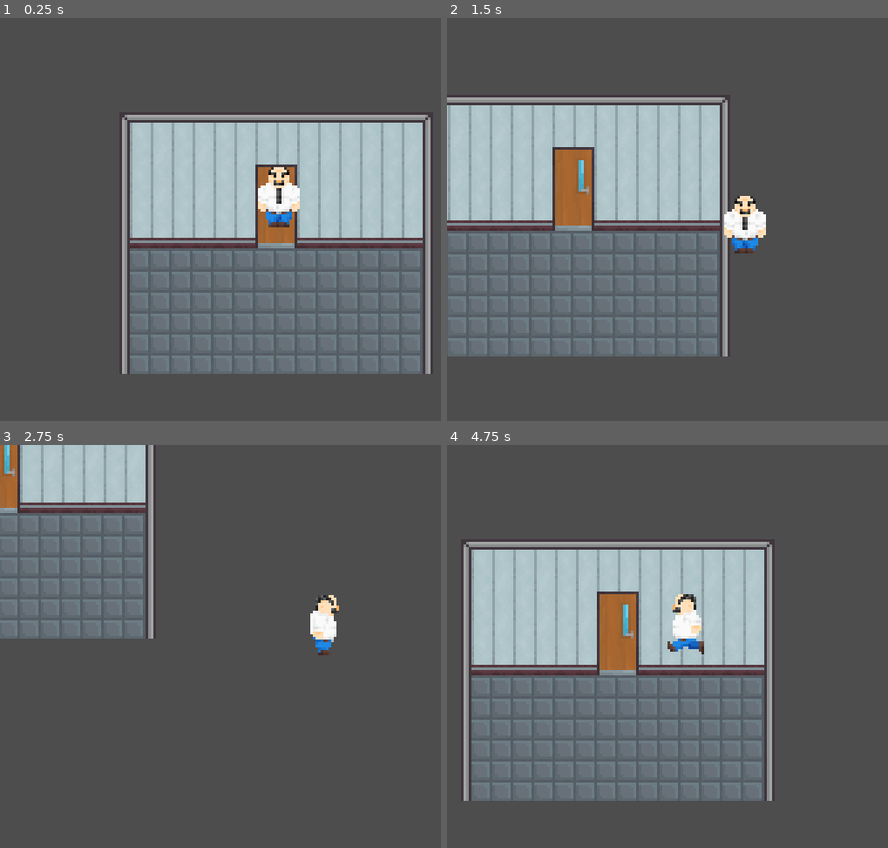
Above: before the commit, frames 1-4 (two rows, left to right).
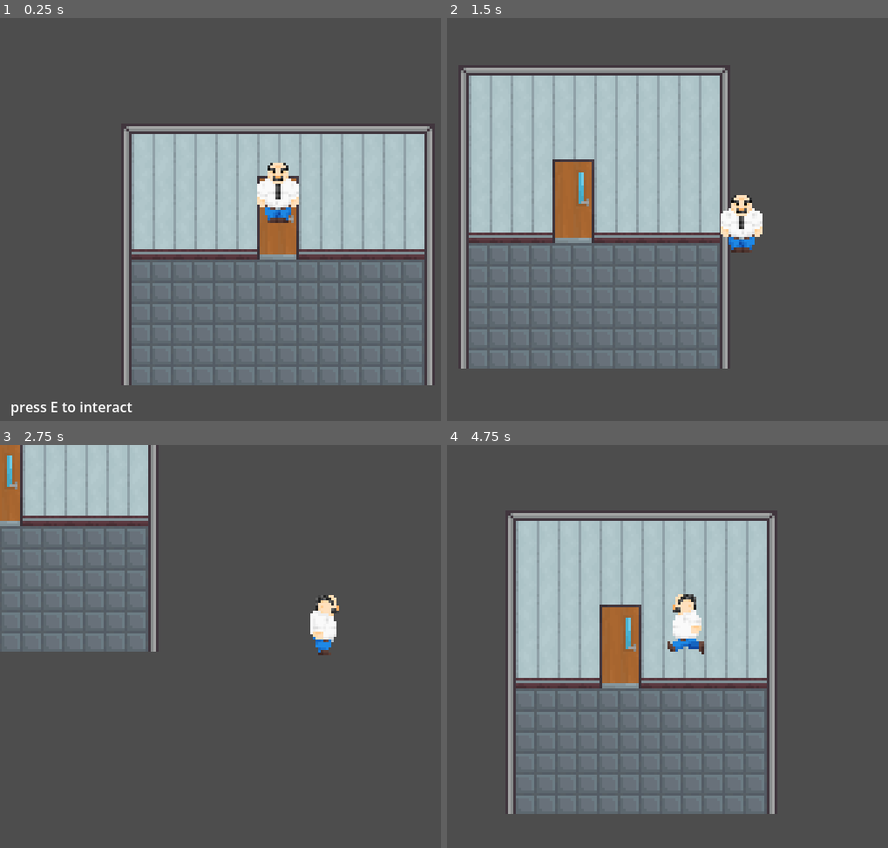
Above: after the commit, the same moments.

Repository: ShlimerAFK/GameJam
Game: Godot game, scene res://scenes/roomTest1.tscn
Same seed, same stepped clock (60 frames per second), same inputs: the game is played once before the commit and once after it. This scene is started directly instead of the project's main scene.
Inputs:
- Up to frame 1 (0.25 s): no input
- Up to frame 2 (1.5 s): tap E (interact) at 0.5 s; hold D (right) 0.53-1.28 s; tap 1 (1) at 0.6 s; tap 2 (2) at 0.8, 1.35 s; hold S (down) from 1.28 s (still down)
- Up to frame 3 (2.75 s): tap 3 (3) at 1.55, 2.1 s; release S (down) at 2.03 s; hold D (right) from 2.03 s (still down); tap 4 (4) at 2.3 s
- Up to frame 4 (4.75 s): release D (right) at 2.78 s; hold W (up) 2.78-3.53 s; tap 4 (4) at 2.85 s; tap 5 (5) at 3.05, 3.6 s; hold A (left) from 3.53 s (still down); tap E (interact) at 3.8, 4.35 s; tap 1 (1) at 4.55 s

The runs differ from the first frame. In frame 1, 15% of the frame differs, in the area x 2-99%, y 24-99%; in frame 2, 14%; in frame 3, 6.3%; in frame 4, 24%, in the area x 3-75%, y 16-92%.

Commit message:
Created the door teleport system

Diff:
--- a/scenes/office_1.tscn
+++ b/scenes/office_1_test.tscn
@@ -1,13 +1,13 @@
 [gd_scene format=4 uid="uid://d1prxgy6srh8p"]
 
-[ext_resource type="Texture2D" uid="uid://c61jd4344swwg" path="res://sprites/tilesets/office_terrain.png" id="1_51g46"]
-[ext_resource type="Texture2D" uid="uid://do7os2w3jqni3" path="res://sprites/tilesets/office_decor.png" id="2_sjnxt"]
-[ext_resource type="PackedScene" uid="uid://oy67rn0cumj3" path="res://thingies/player.tscn" id="3_3e0pf"]
-[ext_resource type="PackedScene" uid="uid://bmr54w3iy4jx7" path="res://thingies/npc_test.tscn" id="4_sjnxt"]
-[ext_resource type="PackedScene" uid="uid://cc1x44ypsamki" path="res://thingies/gui.tscn" id="5_3e0pf"]
+[ext_resource type="PackedScene" uid="uid://oy67rn0cumj3" path="res://thingies/player.tscn" id="1_enrnp"]
+[ext_resource type="PackedScene" uid="uid://bmr54w3iy4jx7" path="res://thingies/npc_test.tscn" id="2_eyl0h"]
+[ext_resource type="PackedScene" uid="uid://cc1x44ypsamki" path="res://thingies/gui.tscn" id="3_pab7y"]
+[ext_resource type="Texture2D" uid="uid://c61jd4344swwg" path="res://sprites/tilesets/office_terrain.png" id="4_it6b0"]
+[ext_resource type="Texture2D" uid="uid://do7os2w3jqni3" path="res://sprites/tilesets/office_decor.png" id="5_2ud8q"]
 
 [sub_resource type="TileSetAtlasSource" id="TileSetAtlasSource_5jnyr"]
-texture = ExtResource("1_51g46")
+texture = ExtResource("4_it6b0")
 0:0/0 = 0
 1:0/0 = 0
 2:0/0 = 0
@@ -87,10 +87,13 @@
 0:5/0 = 0
 1:5/0 = 0
 4:1/size_in_atlas = Vector2i(2, 2)
+4:1/next_alternative_id = 2
 4:1/0 = 0
 4:1/0/texture_origin = Vector2i(0, 8)
 4:1/0/y_sort_origin = -13
 4:1/0/physics_layer_0/polygon_0/points = PackedVector2Array(-13.669264, -5.3957615, 12.949829, -5.755479, 13.309547, 0, -14.388699, 0)
+4:1/1 = 1
+4:1/1/physics_layer_0/polygon_0/points = PackedVector2Array(-10.072089, -4.856185, -12.410253, 6.6547737, 8, 6.4749146, 8, -5.3957615, 8, -5.3957615)
 7:0/size_in_atlas = Vector2i(2, 1)
 7:0/0 = 0
 7:0/0/y_sort_origin = 6
@@ -98,13 +101,14 @@
 7:1/0 = 0
 7:2/size_in_atlas = Vector2i(2, 1)
 7:2/0 = 0
+2:3/0 = 0
 
 [sub_resource type="TileSet" id="TileSet_pgu65"]
 physics_layer_0/collision_layer = 1
 sources/0 = SubResource("TileSetAtlasSource_5pbfn")
 
 [sub_resource type="TileSetAtlasSource" id="TileSetAtlasSource_kauny"]
-texture = ExtResource("2_sjnxt")
+texture = ExtResource("5_2ud8q")
 0:0/0 = 0
 1:0/0 = 0
 2:0/0 = 0
@@ -228,7 +232,7 @@
 
 [node name="Decor3" type="TileMapLayer" parent="TileMaps" unique_id=39588807]
 y_sort_enabled = true
-tile_map_data = PackedByteArray("AAASAAwAAAAHAAAAAAA=")
+tile_map_data = PackedByteArray("AAASAAwAAAAHAAAAAAAQAA0AAAAEAAEAAQA=")
 tile_set = SubResource("TileSet_pgu65")
 
 [node name="Decor4" type="TileMapLayer" parent="TileMaps" unique_id=8498846]
--- a/scenes/roomTest1.tscn
+++ b/scenes/roomTest1.tscn
@@ -1,9 +1,10 @@
 [gd_scene format=4 uid="uid://c0v4jl6rw2uok"]
 
-[ext_resource type="Script" uid="uid://ouwtrpojk6r4" path="res://scenes/room_test_1.gd" id="1_gk7kh"]
 [ext_resource type="Texture2D" uid="uid://c61jd4344swwg" path="res://sprites/tilesets/office_terrain.png" id="1_hv0dh"]
-[ext_resource type="Script" uid="uid://dqwfi7yh1ei38" path="res://scripts/objects/door_ineraction.gd" id="3_nvuww"]
+[ext_resource type="Script" uid="uid://dsh0fg115vvhe" path="res://scripts/generic/root_node.gd" id="1_xy8ay"]
 [ext_resource type="PackedScene" uid="uid://oy67rn0cumj3" path="res://thingies/player.tscn" id="4_xy8ay"]
+[ext_resource type="PackedScene" uid="uid://bs46i8y6tukst" path="res://thingies/door_area.tscn" id="4_yldrt"]
+[ext_resource type="PackedScene" uid="uid://cc1x44ypsamki" path="res://thingies/gui.tscn" id="5_yldrt"]
 
 [sub_resource type="TileSetAtlasSource" id="TileSetAtlasSource_gk7kh"]
 texture = ExtResource("1_hv0dh")
@@ -21,27 +22,18 @@
 [sub_resource type="TileSet" id="TileSet_f1dwg"]
 sources/0 = SubResource("TileSetAtlasSource_gk7kh")
 
-[sub_resource type="CircleShape2D" id="CircleShape2D_t1s07"]
-radius = 25.24381
-
 [node name="Node2D2" type="Node2D" unique_id=339328991]
-script = ExtResource("1_gk7kh")
+script = ExtResource("1_xy8ay")
 
 [node name="TileMapLayer" type="TileMapLayer" parent="." unique_id=859561840]
 tile_map_data = PackedByteArray("AAAEAAIAAAAAAAEAAAADAAIAAAAEAAEAAAACAAIAAAAAAAEAAAABAAIAAAAAAAEAAAAAAAIAAAAAAAEAAAAFAA …(928 unchanged characters)…
 tile_set = SubResource("TileSet_f1dwg")
 
-[node name="Door1" type="Area2D" parent="." unique_id=857766546]
-collision_layer = 0
-collision_mask = 2
-script = ExtResource("3_nvuww")
-
-[node name="CollisionShape2D" type="CollisionShape2D" parent="Door1" unique_id=1431984521]
-position = Vector2(57, 37.5)
-shape = SubResource("CircleShape2D_t1s07")
-
 [node name="CharacterBody2D" parent="." unique_id=2090668697 instance=ExtResource("4_xy8ay")]
 position = Vector2(57, 40)
 
-[connection signal="body_entered" from="Door1" to="Door1" method="_on_body_entered"]
-[connection signal="body_exited" from="Door1" to="Door1" method="_on_body_exited"]
+[node name="Door1" parent="." unique_id=148327902 instance=ExtResource("4_yldrt")]
+position = Vector2(56, 34)
+destination_door_name = "Door1"
+
+[node name="GUI" parent="." unique_id=910458424 instance=ExtResource("5_yldrt")]
--- a/scenes/roomTest2.tscn
+++ b/scenes/roomTest2.tscn
@@ -1,8 +1,10 @@
 [gd_scene format=4 uid="uid://swdhk75sra0h"]
 
-[ext_resource type="Script" uid="uid://dsh0fg115vvhe" path="res://scenes/room_test_2.gd" id="1_5uryr"]
+[ext_resource type="Script" uid="uid://dsh0fg115vvhe" path="res://scripts/generic/root_node.gd" id="1_5uryr"]
 [ext_resource type="Texture2D" uid="uid://c61jd4344swwg" path="res://sprites/tilesets/office_terrain.png" id="2_5uryr"]
 [ext_resource type="PackedScene" uid="uid://oy67rn0cumj3" path="res://thingies/player.tscn" id="2_8nhl8"]
+[ext_resource type="PackedScene" uid="uid://bs46i8y6tukst" path="res://thingies/door_area.tscn" id="4_ih0se"]
+[ext_resource type="PackedScene" uid="uid://cc1x44ypsamki" path="res://thingies/gui.tscn" id="5_o57ab"]
 
 [sub_resource type="TileSetAtlasSource" id="TileSetAtlasSource_8nhl8"]
 texture = ExtResource("2_5uryr")
@@ -20,34 +22,6 @@
 [sub_resource type="TileSet" id="TileSet_f1dwg"]
 sources/0 = SubResource("TileSetAtlasSource_8nhl8")
 
-[sub_resource type="GDScript" id="GDScript_8nhl8"]
-script/source = "extends Area2D
-
-
-
-var player_has_entered: bool
-
-func _ready():
-	player_has_entered = false
-
-
-func _on_body_entered(body):
-	player_has_entered = true
-	#print(\"entered\") just used to check if the player entered collision
-
-func _on_body_exited(body):
-	player_has_entered = false
-	#print(\"exit\") just used to check if the player is not in the collision
-
-func _process(_delta):
-	if player_has_entered == true:
-		if Input.is_action_just_pressed(\"interact\"):
-			get_tree().change_scene_to_file(\"res://scenes/roomTest1.tscn\")
-"
-
-[sub_resource type="CircleShape2D" id="CircleShape2D_ih0se"]
-radius = 25.24381
-
 [node name="Node2D" type="Node2D" unique_id=527766482]
 script = ExtResource("1_5uryr")
 
@@ -56,16 +30,11 @@
 tile_set = SubResource("TileSet_f1dwg")
 
 [node name="CharacterBody2D" parent="." unique_id=2090668697 instance=ExtResource("2_8nhl8")]
-position = Vector2(73, 61)
+position = Vector2(246, 94)
 
-[node name="Door1" type="Area2D" parent="." unique_id=720777602]
-collision_layer = 0
-collision_mask = 2
-script = SubResource("GDScript_8nhl8")
+[node name="Door1" parent="." unique_id=148327902 instance=ExtResource("4_ih0se")]
+position = Vector2(72, 51)
+scene_destination = "roomTest1.tscn"
+destination_door_name = "Door1"
 
-[node name="CollisionShape2D" type="CollisionShape2D" parent="Door1" unique_id=557579346]
-position = Vector2(72, 52)
-shape = SubResource("CircleShape2D_ih0se")
-
-[connection signal="body_entered" from="Door1" to="Door1" method="_on_body_entered"]
-[connection signal="body_exited" from="Door1" to="Door1" method="_on_body_exited"]
+[node name="GUI" parent="." unique_id=910458424 instance=ExtResource("5_o57ab")]
--- a/scenes/room_test_2.gd
+++ /dev/null
@@ -1,13 +0,0 @@
-extends Node2D
-
-
-# Called when the node enters the scene tree for the first time.
-func _ready() -> void:
-	pass # Replace with function body.
-
-
-
-
-# Called every frame. 'delta' is the elapsed time since the previous frame.
-func _process(delta: float) -> void:
-	pass
--- a/scenes/scene_1.tscn
+++ b/scenes/scene_1.tscn
@@ -36,6 +36,6 @@
 [node name="CharacterBody2D" parent="." unique_id=629992924 instance=ExtResource("1_ta4h7")]
 position = Vector2(188, 118)
 
-[node name="DoorArea" parent="." unique_id=148327902 node_paths=PackedStringArray("player") instance=ExtResource("5_lki8s")]
+[node name="DoorArea" parent="." unique_id=148327902 instance=ExtResource("5_lki8s")]
 position = Vector2(104, 127)
-player = NodePath("../CharacterBody2D")
+destination_door_name = "Door1"
--- a/scenes/room_test_1.gd
+++ b/scripts/generic/root_node.gd
@@ -1,10 +1,10 @@
 extends Node2D
 
-
+@onready var player = $CharacterBody2D
+@onready var spawn = get_node(Global.next_spawn_door)
 # Called when the node enters the scene tree for the first time.
 func _ready() -> void:
-	pass # Replace with function body.
-
+	player.global_position = spawn.global_position
 
 # Called every frame. 'delta' is the elapsed time since the previous frame.
 func _process(delta: float) -> void:
--- a/scripts/global/global.gd
+++ b/scripts/global/global.gd
@@ -1,3 +1,4 @@
 extends Node
 
 var player_is_interacting := false
+var next_spawn_door := "Door1"
--- a/scripts/objects/door_ineraction.gd
+++ b/scripts/objects/door_ineraction.gd
@@ -3,10 +3,12 @@
 @export var scene_destination: String
 @export var destination_door_name: String
 
+
 func _process(_delta):
 	if player_has_entered == true and Input.is_action_just_pressed("interact") and not Global.player_is_interacting:
-			get_tree().change_scene_to_file("res://scenes/" + scene_destination)
-
+		get_tree().change_scene_to_file("res://scenes/" + scene_destination)
+		Global.player_is_interacting = false
+		Global.next_spawn_door = destination_door_name
 
 
 func _on_area_entered(area: Area2D) -> void:
--- a/scripts/player/movementState.gd
+++ b/scripts/player/movementState.gd
@@ -13,6 +13,7 @@
 	handle_movement(delta)
 
 	player.move_and_slide()
+
 
 func handle_movement(delta: float):
 	var direction := Input.get_vector("left", "right", "up", "down")
--- /dev/null
+++ b/thingies/player.gd
@@ -0,0 +1 @@
+extends CharacterBody2D
--- a/thingies/player.tscn
+++ b/thingies/player.tscn
@@ -172,10 +172,10 @@
 "duration": 5.0,
 "texture": SubResource("AtlasTexture_bphqr")
 }, {
-"duration": 1.0,
+"duration": 3.0,
 "texture": SubResource("AtlasTexture_3fx1y")
 }, {
-"duration": 1.0,
+"duration": 2.0,
 "texture": SubResource("AtlasTexture_lfslr")
 }],
 "loop": 1,
Not shown: 3 places in scenes/office_1_test.tscn that only renumber resources
Not shown, removed: scenes/room_test_1.gd.uid
Renamed: scenes/room_test_2.gd.uid -> scripts/generic/root_node.gd.uid
Not shown, added: thingies/player.gd.uid
